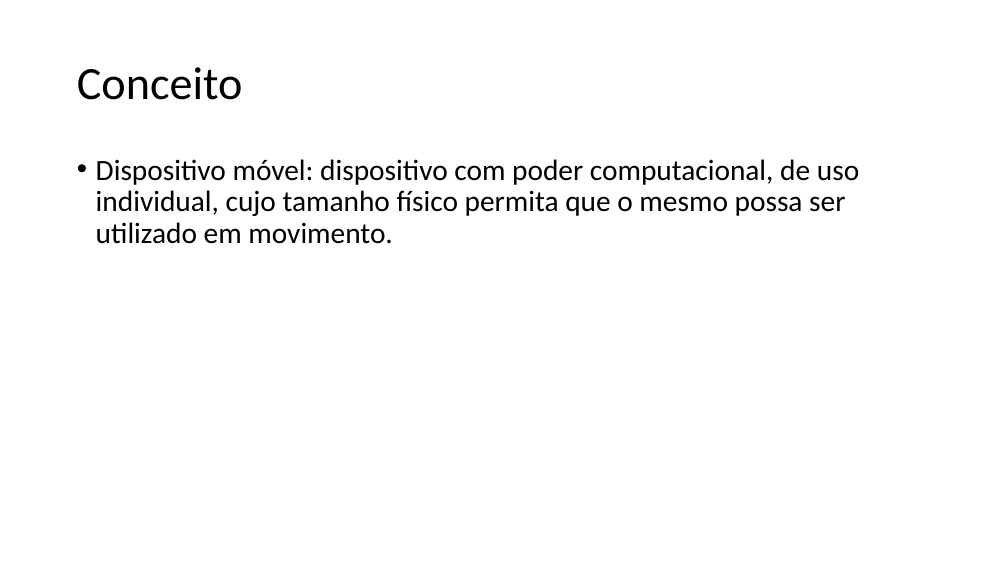
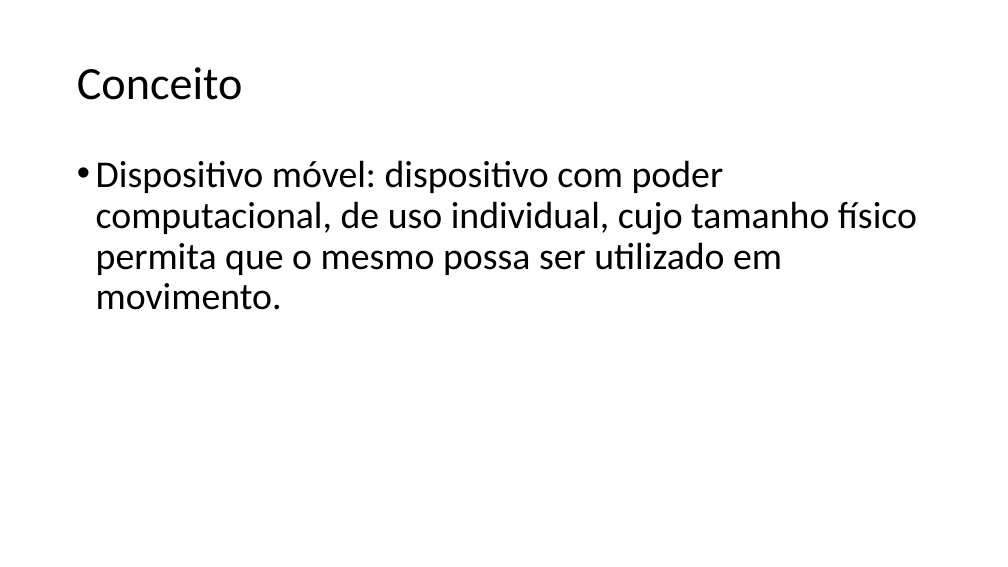
Before and after one commit to impagno/dmcamoes, a slide deck: slide 2 of Apresentações/Desenvolvimento para dispositivos móveis.pptx. Drawn at 1008x567 pixels with LibreOffice and Linux fonts; fonts in the diff are those of the drawing. Boxes give left, top, right and bottom in pixels: in the first picture for what was removed or moved away, otherwise in the second. Text is boxed around its words. In the diff, an @@ line names an element or a change of style, - is before the commit and + after.

Commit message:
update

```diff
--- a/Apresentações/Desenvolvimento para dispositivos móveis.pptx
+++ b/Apresentações/Desenvolvimento para dispositivos móveis.pptx
@@ text "Dispositivo móvel: dispositivo com poder ..." at bbox=[96, 160, 917, 310]: size 28 to 36 pt @@
```
Also in this commit, not shown: 1 other slide changed, 1 slide added.
